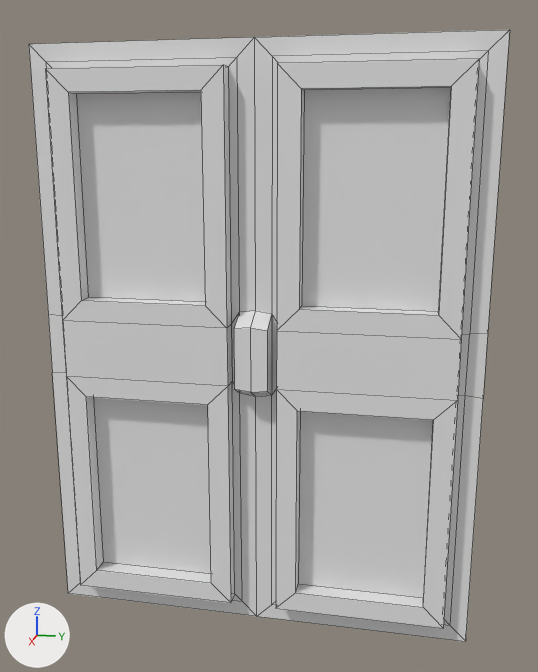
Renders of the FBX model JogoDeTerror/Assets/NossoJogo/Assets/Cat/Armario2.fbx from each side of a commit.
Rendered twice from a 50 mm camera at (3.2, 0.64, 0.81) aimed at (0.04, 0.01, 0.02). The axes (+X, +Y, +Z) are drawn at lower left. The lights are the same throughout. The picture after the commit comes second. Mesh edges are drawn as thin lines.

Objects in the first picture: 'Armario'.
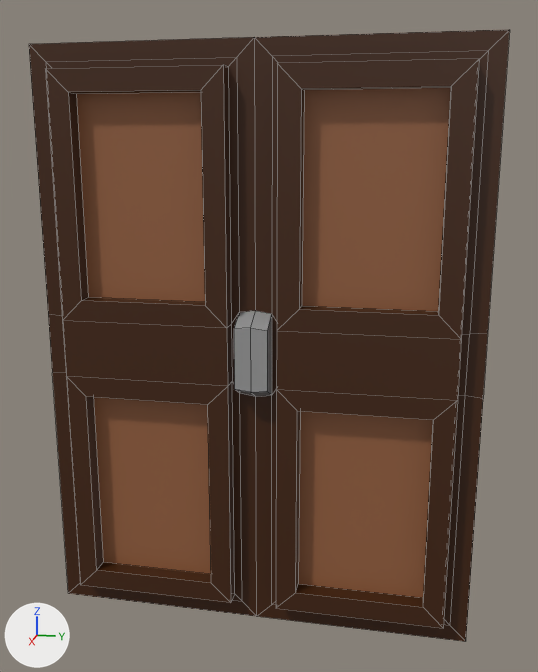
Pixel boxes (x1, y1, x2, y2) of what changed, in the pictures (538 x 672 px):
part 1 of me_cube, recoloured (white to brown): (29, 29, 510, 642) in both
part 2 of me_cube, recoloured (white to brown): (94, 397, 433, 598) in both
part 3 of me_cube, recoloured (white to brown): (76, 88, 451, 311) in both
part 4 of me_cube, recoloured (white to grey): (234, 311, 272, 397) in both

The change in detail:
Material 'Material.002' (mat_material_002) is new.
Its base color is (0.305, 0.119, 0.0494) (brown #96613f).
Material 'Material.003' (mat_material_003) is new.
Its base color is (0.32, 0.32, 0.32) (grey #999999).
Material 'Material.001' (mat_material_001) is new.
Its base color is (0.0548, 0.0142, 0.0) (brown #422000).
me_cube has 110 vertices, 108 faces and spans x -0.3..0.39, y -0.91..0.91, z -1.22..1.22.
me_cube is used by ob_armario; location (0.0, 0.0, 0.0).
me_cube part 1: 96 of the faces centred in x -0.3..0.37, y -0.91..0.91, z -1.22..1.22 switch from mat_material (white #e7e7e7) to mat_material_001 (brown #422000).
me_cube part 2: all 2 faces centred in x 0.3, y -0.46..0.46, z -0.62 switch from mat_material (white #e7e7e7) to mat_material_002 (brown #96613f).
me_cube part 3: all 2 faces centred in x 0.3, y -0.46..0.46, z 0.62 switch from mat_material (white #e7e7e7) to mat_material_002 (brown #96613f).
me_cube part 4: all 8 faces centred in x 0.34..0.39, y -0.07..0.07, z -0.15..0.15 switch from mat_material (white #e7e7e7) to mat_material_003 (grey #999999).
